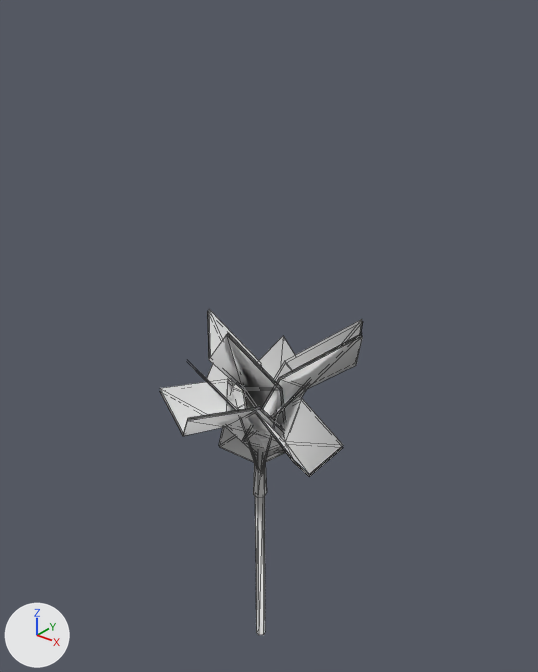
Two versions of the COLLADA model binaries/data/mods/public/art/meshes/gaia/palm_areca_4.dae, one commit apart.
Before and after are seen from a 50 mm camera at (19.2, -23.8, 30.2) aimed at (-0.4, 0.6, 15.1). Arrows for +X, +Y and +Z are at lower left; the lights stay in place. Mesh edges are drawn as thin lines.
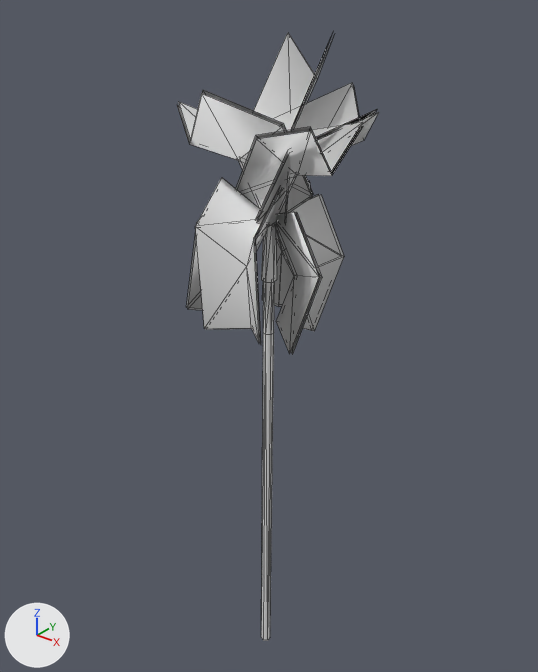
What differs and where, as boxes [x1, y1, x2, y2] in the pictures (538 x 672 px; the box of a moved part takes in the faces that stretch with it):
'Cylinder_026', reshaped (87% taller)
    before: [159, 309, 363, 635]
    after: [177, 32, 379, 641]
part 1 of me_cylinder_025, moved or reshaped
    before: [219, 336, 306, 472]
    after: [256, 83, 377, 220]
part 2 of me_cylinder_025, moved or reshaped
    before: [221, 344, 309, 475]
    after: [257, 86, 379, 226]
part 3 of me_cylinder_025, moved or reshaped
    before: [160, 379, 284, 433]
    after: [178, 90, 313, 195]
part 4 of me_cylinder_025, moved or reshaped
    before: [159, 391, 283, 458]
    after: [177, 93, 312, 227]
part 5 of me_cylinder_025, moved or reshaped
    before: [249, 398, 343, 474]
    after: [236, 122, 362, 189]
part 6 of me_cylinder_025, moved or reshaped
    before: [247, 413, 343, 477]
    after: [237, 126, 363, 212]
part 7 of me_cylinder_025, moved or reshaped
    before: [209, 309, 286, 421]
    after: [254, 32, 333, 210]
part 8 of me_cylinder_025, moved or reshaped
    before: [207, 311, 286, 453]
    after: [287, 38, 333, 204]
part 9 of me_cylinder_025, rebuilt (36% wider, 158% taller)
    before: [255, 496, 265, 635]
    after: [261, 281, 275, 641]
part 10 of me_cylinder_025, deleted
    before: [253, 453, 267, 498]
part 11 of me_cylinder_025, deleted
    before: [199, 364, 282, 468]
part 12 of me_cylinder_025, deleted
    before: [190, 365, 284, 472]
part 13 of me_cylinder_025, built on
    before: [242, 319, 363, 448]
    after: [187, 177, 344, 355]

Patch to the scene script:
```diff
--- a/binaries/data/mods/public/art/meshes/gaia/palm_areca_4.dae.py
+++ b/binaries/data/mods/public/art/meshes/gaia/palm_areca_4.dae.py
@@ me_cylinder_025 @@
 # used by ob_cylinder_026; location = (0.0, 0.0, 0.0)
-me_cylinder_025.from_pydata(...)  # 132 vertices, 124 faces; spans x -3.7..5.2, y -4.6..3.9, z -3.2..16.7
+me_cylinder_025.from_pydata(...)  # 174 vertices, 168 faces; spans x -4.2..4.4, y -2.9..3.7, z -3.5..28.2
+# me_cylinder_025 part 1: the loose piece of 9 vertices spanning x -2.1..1.9, y -1.8..2.9, z 8.2..13.9 is multiplied about its middle by the matrix ((0.864, 0.468, 0.187), (-0.468, 0.883, -0.047), (-0.188, -0.047, 0.981)), then moved by (1.2, 0.5, 12.2)
+# me_cylinder_025 part 2: the loose piece of 9 vertices spanning x -2.0..1.9, y -1.7..3.0, z 8.1..13.8 is multiplied about its middle by the matrix ((0.864, 0.468, 0.187), (-0.468, 0.883, -0.047), (-0.188, -0.047, 0.981)), then moved by (1.2, 0.5, 12.2)
+# me_cylinder_025 part 3: the loose piece of 9 vertices spanning x -3.7..1.6, y -4.6..1.4, z 8.7..13.0 is multiplied about its middle by the matrix ((0.988, 0.148, -0.042), (-0.121, 0.916, 0.383), (0.095, -0.373, 0.923)), then moved by (0.0, 1.2, 12.3)
+# me_cylinder_025 part 4: the loose piece of 9 vertices spanning x -3.7..1.6, y -4.6..1.4, z 8.6..12.9 is multiplied about its middle by the matrix ((0.988, 0.148, -0.042), (-0.121, 0.916, 0.383), (0.095, -0.373, 0.923)), then moved by (0.1, 1.1, 12.3)
+# me_cylinder_025 part 5: the loose piece of 9 vertices spanning x -1.4..5.2, y -3.4..1.3, z 9.1..12.7 is multiplied about its middle by the matrix ((0.95, -0.092, -0.3), (0.136, 0.982, 0.129), (0.283, -0.163, 0.945)), then moved by (-0.3, 0.9, 12.1)
+# me_cylinder_025 part 6: the loose piece of 9 vertices spanning x -1.4..5.2, y -3.4..1.3, z 9.0..12.6 is multiplied about its middle by the matrix ((0.95, -0.092, -0.3), (0.136, 0.982, 0.129), (0.283, -0.163, 0.945)), then moved by (-0.2, 0.9, 12.1)
+# me_cylinder_025 part 7: the loose piece of 9 vertices spanning x -2.2..1.1, y -2.5..1.5, z 9.0..16.7 is turned -155.7 degrees about the z axis through its middle, then moved by (0.7, 1.7, 11.6)
+# me_cylinder_025 part 8: the loose piece of 9 vertices spanning x -2.2..1.0, y -2.6..1.4, z 8.9..16.6 is turned -155.7 degrees about the z axis through its middle, then moved by (0.7, 1.8, 11.6)
+# me_cylinder_025 part 9: the loose piece of 12 vertices spanning x -0.5..-0.1, y -0.4..0.1, z -3.2..6.6 is rebuilt with 18 vertices and now spans x -0.2..0.2, y -0.3..0.5, z -3.5..18.2
+# me_cylinder_025 part 10: the loose piece of 12 vertices spanning x -0.6..0.0, y -0.5..0.2, z 6.5..9.3 is deleted
+# me_cylinder_025 part 11: the loose piece of 9 vertices spanning x -3.6..1.1, y -1.8..0.8, z 8.3..13.9 is deleted
+# me_cylinder_025 part 12: the loose piece of 9 vertices spanning x -3.7..1.1, y -1.8..0.8, z 8.2..13.7 is deleted
+# me_cylinder_025 part 13
+# 18 vertices are removed from x -1.6..3.9, y -1.5..3.9, z 9.2..16.0
+# 16 faces are deleted
+# 79 vertices are added at x -4.2..3.1, y -2.8..3.7, z 15.1..22.8
+# 5 new vertices lie (0.2, -1.8, -1.7) away from vertices in x -1.5..1.4, y -1.1..0.5, z 20.8..22.8
+# 80 new faces join them
```
